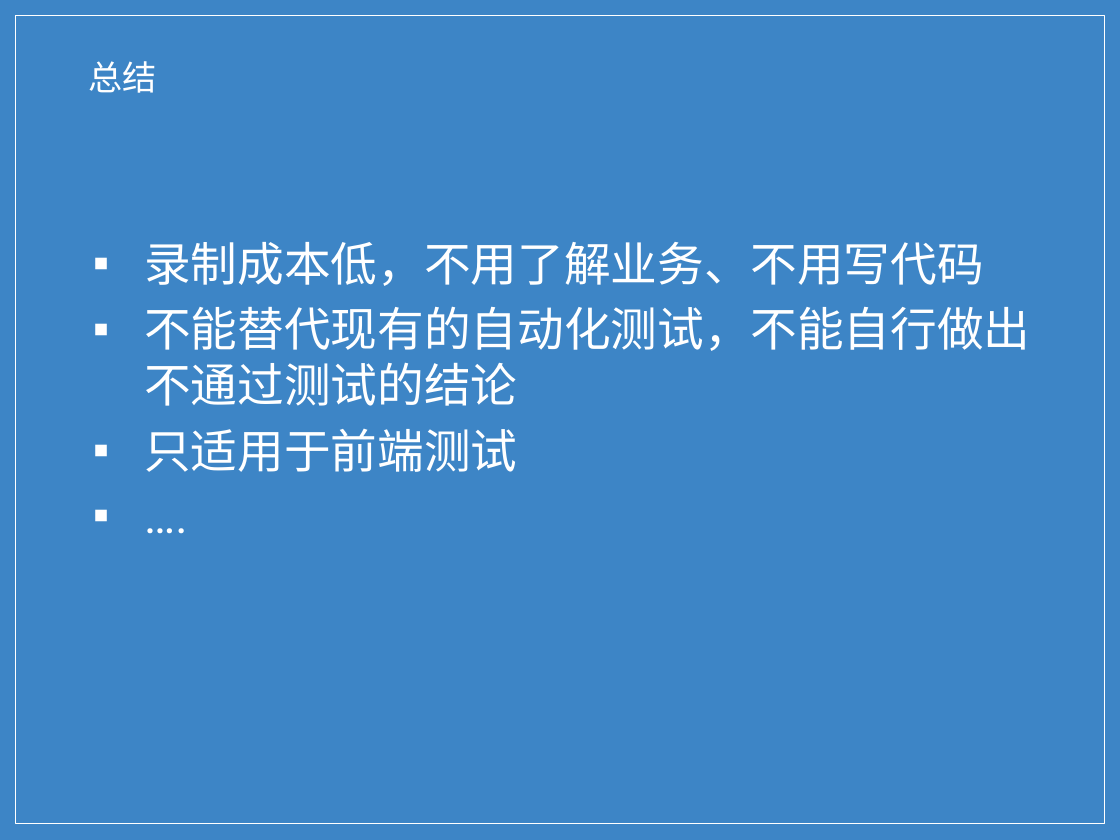
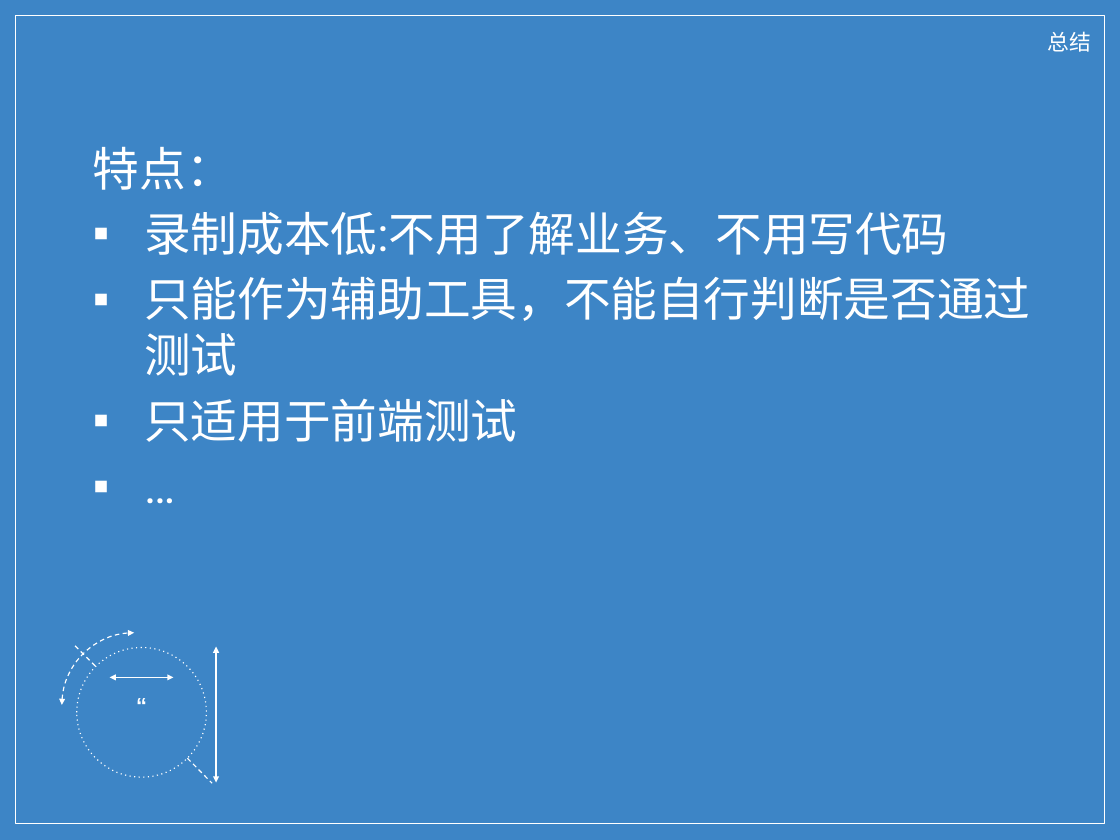
Before and after one commit to wu0792/ats_client, a slide deck: slide 15 of ext/share.pptx (slide 17 before the commit). Drawn at 1120x840 pixels with LibreOffice and Linux fonts; fonts in the diff are those of the drawing; background and template pictures are left out. Boxes give left, top, right and bottom in pixels: in the first picture for what was removed or moved away, otherwise in the second. Text is boxed around its words. In the diff, an @@ line names an element or a change of style, - is before the commit and + after.

Commit message:
ppt

```diff
--- a/ext/share.pptx
+++ b/ext/share.pptx
@@ text "总结": place and size @@
-text "总结" at [88,61,156,93]
+text "总结" at [1048,31,1092,52]
@@ text "总结" at [1048,31,1092,52]: size 22 to 14 pt; alignment left to right; indent changed @@
@@ text at [93,146,1030,442]: text changed @@
-▪ ….
+▪ …
@@ text "特点：": place and size @@
-text "特点：" at [144,242,1030,472]
+text "特点：" at [93,146,1030,442]
@@ text at [93,146,1030,376]: text changed @@
-▪ 录制成本低，不用了解业务、不用写代码
-▪ 不能替代现有的自动化测试，不能自行做出不通过测试的结论
+特点：
+▪ 录制成本低:不用了解业务、不用写代码
+▪ 只能作为辅助工具，不能自行判断是否通过测试
@@ group added at [62,633,216,783]: 2 lines, 2 double arrows, 1 ellipse, 1 arc (boxed as its full ellipse), 1 text @@
+“
```
Also in this commit, not shown: 2 other slides changed, 1 slide added, 5 other files.
